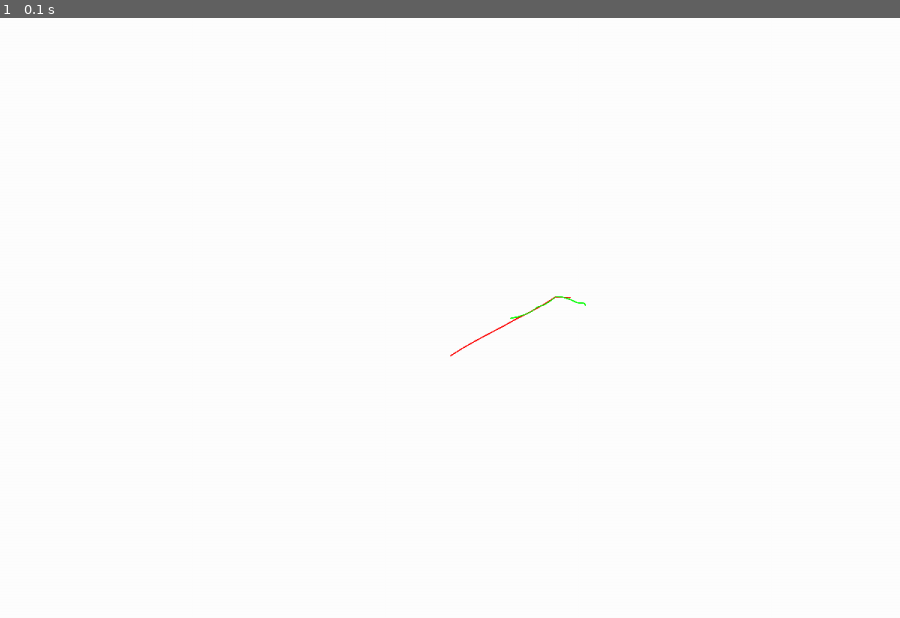
Above: before the commit, frame 1.
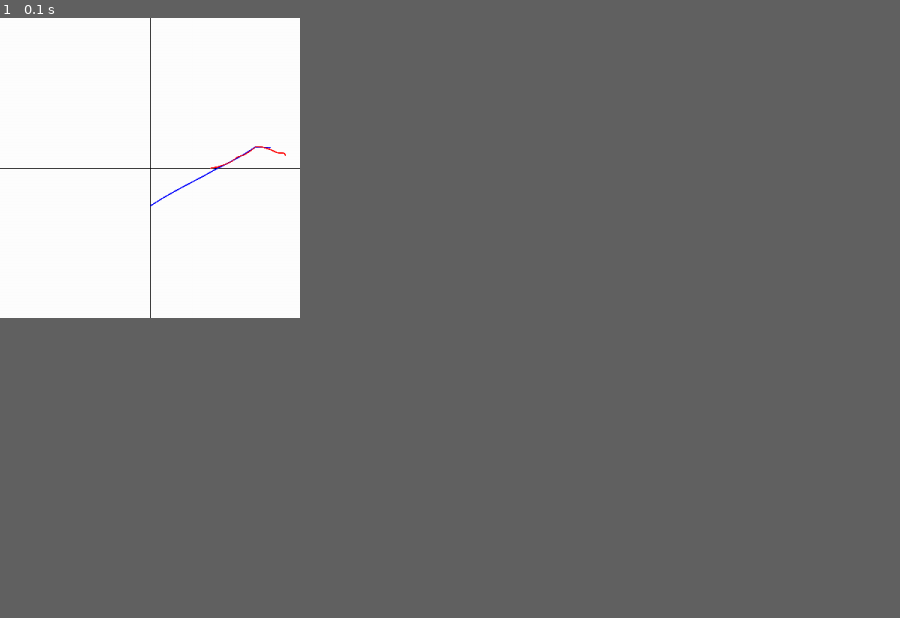
Above: after the commit, the same moment.

Repository: mhrico/Simulation-and-not-Modeling-Lab
Game: pygame game, started from pure_pursuit_pygame.py
The game is run twice, just before and just after one commit, with the same random seed, the same clock (stepped at 60 frames per second) and the same inputs.
Inputs:
- Up to frame 1 (0.1 s): no input
In our replay, the window is 900x600 before the commit and 300x300 after it. These sizes can differ from the game's own. Grey fills any space a smaller window leaves; there, only what the larger window draws over its background counts as a difference.

The runs differ from the first frame. In frame 1, 0.2% of the frame differs, in the area x 0-66%, y 0-57%.

Commit message:
Minor improvements in pure pursuit problem

Diff:
--- a/pure_pursuit_pygame.py
+++ b/pure_pursuit_pygame.py
@@ -35,13 +35,15 @@
     xf.append(xf[i] + vf * cosx)
     yf.append(yf[i] + vf * sinx)
 
-size = width, height = (1200, 800)
-center_coords = (1200/2, 800/2)
+size = width, height = (400, 400)
+center_coords = (width/2, height/2)
 
 fighter_screen_x = [center_coords[0]+x for x in xf]
 fighter_screen_y = [center_coords[1]+y for y in yf]
 bomber_screen_x = [center_coords[0]+x for x in xb]
 bomber_screen_y = [center_coords[1]+y for y in yb]
+
+print('Red line = Bomber, Blue line = Fighter')
 
 pygame.init()
 screen = pygame.display.set_mode(size)
@@ -56,8 +58,10 @@
         if event.type == QUIT:
             running = False
 
-    pygame.draw.aalines(screen, (255, 0, 0), False, tuple(zip(fighter_screen_x, fighter_screen_y)))
-    pygame.draw.aalines(screen, (0, 255, 0), False, tuple(zip(bomber_screen_x, bomber_screen_y)))
+    pygame.draw.line(screen, (0, 0, 0), (center_coords[0]-200,center_coords[1]), (center_coords[0]+200,center_coords[1]))
+    pygame.draw.line(screen, (0, 0, 0), (center_coords[0],center_coords[1]-200), (center_coords[0],center_coords[1]+200))
+    pygame.draw.aalines(screen, (0, 0, 255), False, tuple(zip(fighter_screen_x, fighter_screen_y)))
+    pygame.draw.aalines(screen, (255, 0, 0), False, tuple(zip(bomber_screen_x, bomber_screen_y)))
 
     pygame.display.flip()
 pygame.quit()
